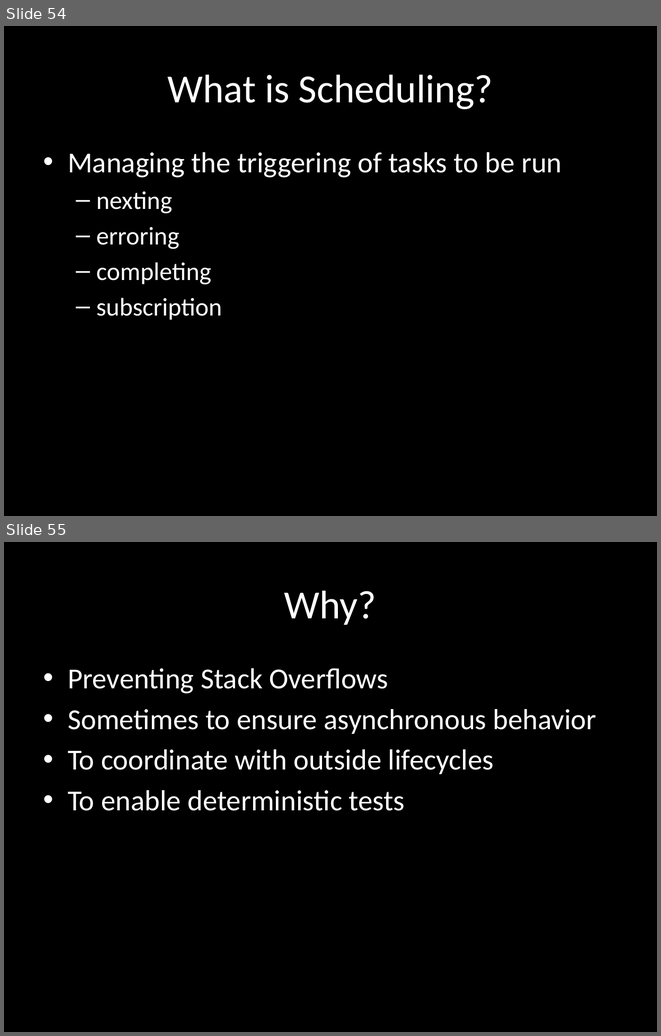
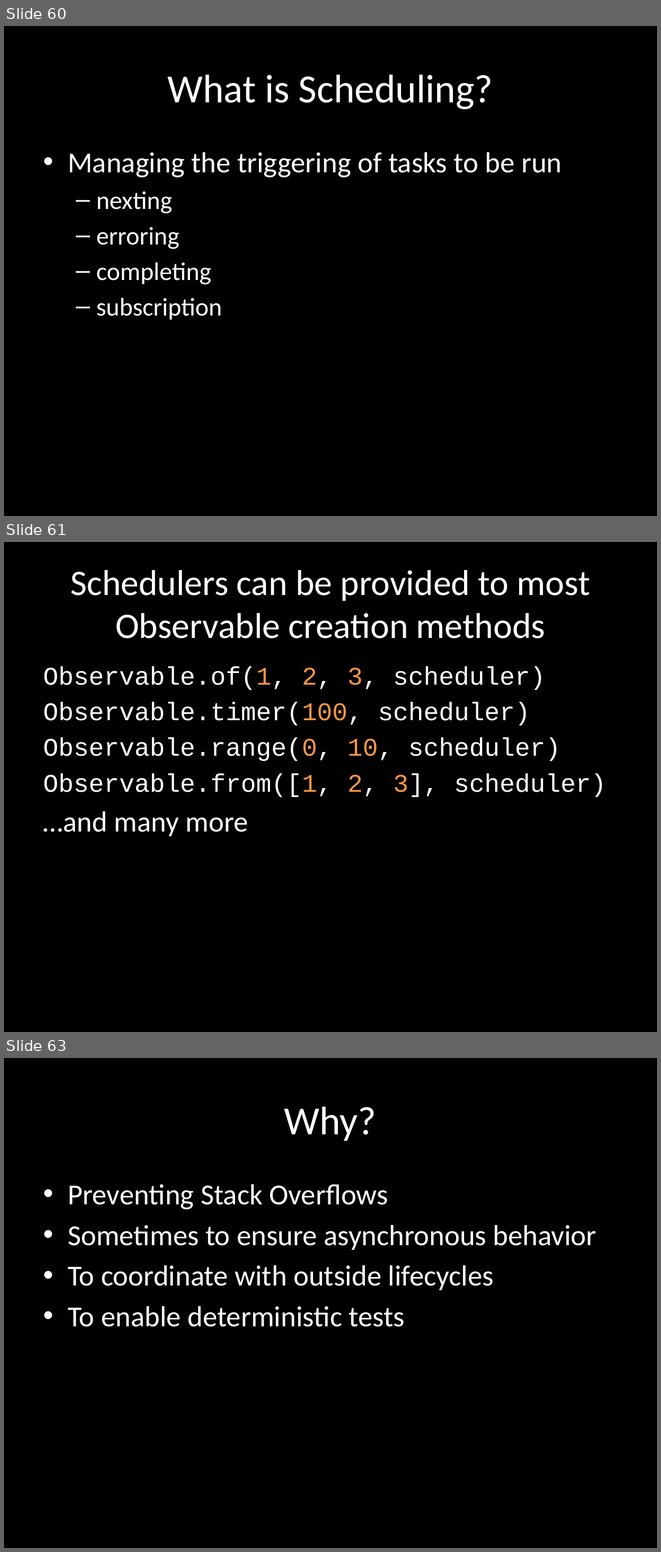
Before and after one commit to benlesh/rxjs-workshop-angular, a slide deck: rxjs-workshop.pptx. Shown one above the other, each under a label of ours: slides 54 and 55 before the commit, slides 60, 61 and 63 after it; the slides between them are not shown. The pictures are 661x1036 and 661x1552 pixels, drawn with LibreOffice and Linux fonts; fonts in the diff are those of the drawing. Boxes give left, top, right and bottom in pixels: in the first picture for what was removed or moved away, otherwise in the second. Text is boxed around its words. In the diff, an @@ line names an element or a change of style, - is before the commit and + after.

```diff
--- a/rxjs-workshop.pptx
+++ b/rxjs-workshop.pptx
@@ slide 61 added at bbox=[4, 542, 657, 1032], background #000000 @@
@@ title added at bbox=[70, 570, 590, 638], 39.6 pt, text #FFFFFF @@
+Schedulers can be provided to most Observable creation methods
@@ text added at bbox=[43, 667, 606, 836], 28 pt, text #FFFFFF @@
+Observable.of(1, 2, 3, scheduler)
+Observable.timer(100, scheduler)
+Observable.range(0, 10, scheduler)
+Observable.from([1, 2, 3], scheduler)
+…and many more
@@ what was slide 54 is now slide 60 @@
@@ what was slide 55 is now slide 63 @@
```
Also in this commit, not shown: 2 slides changed, 23 other slides added, 1 slide removed, 19 other files.
